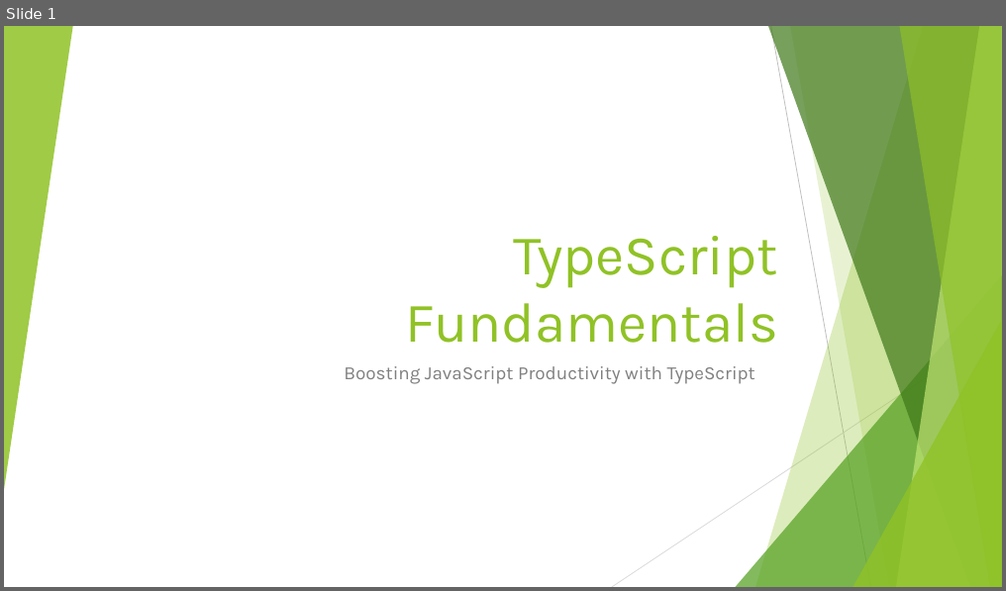
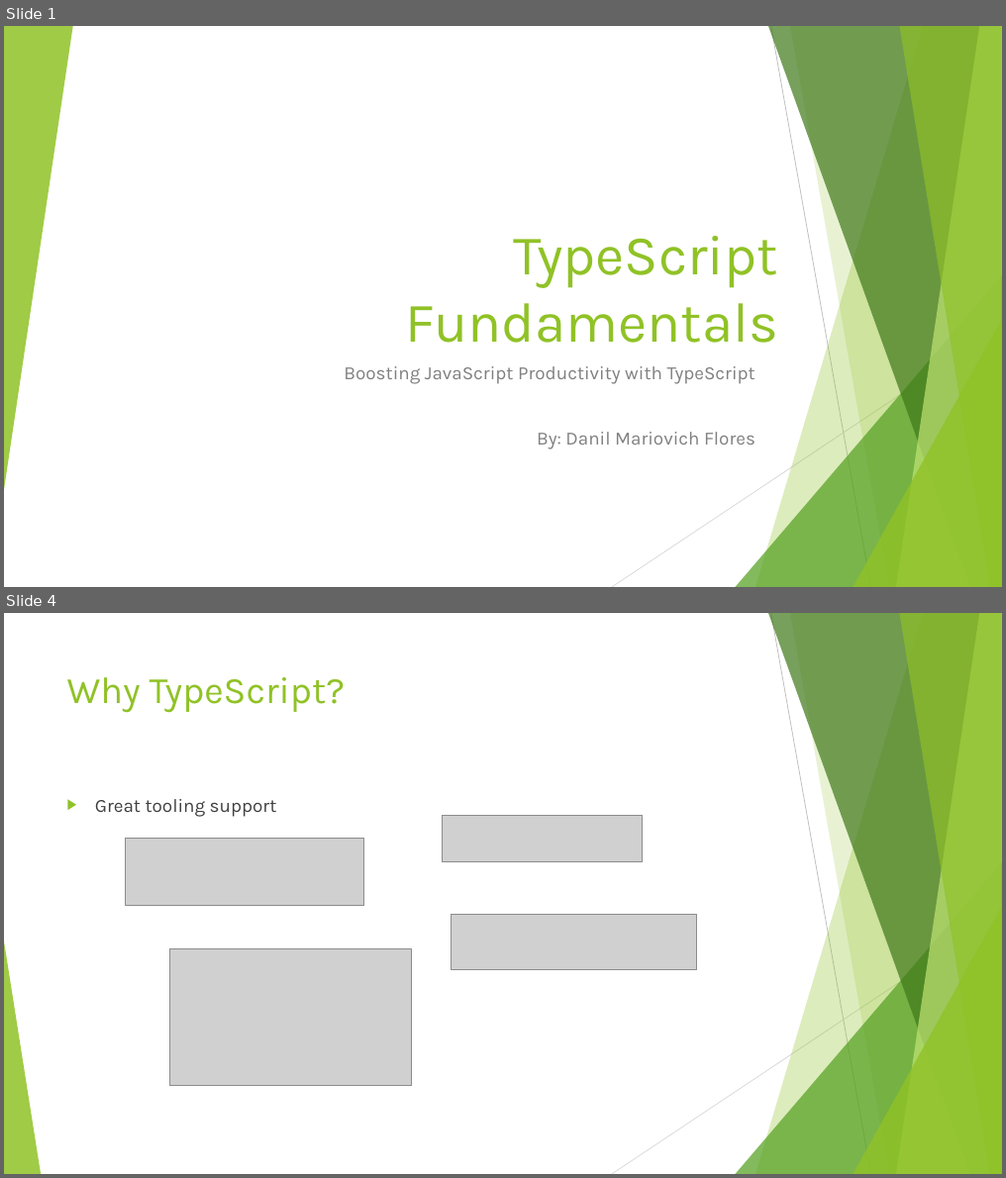
Before and after one commit to dflor003/typescript-fundamentals, a slide deck: Presentation/TypeScriptFundamentals.pptx. Shown one above the other, each under a label of ours: slide 1 before the commit, slides 1 and 4 after it; the slides between them are not shown. The pictures are 1006x591 and 1006x1178 pixels, drawn with LibreOffice and Linux fonts; fonts in the diff are those of the drawing; grey boxes stand for pictures. Boxes give left, top, right and bottom in pixels: in the first picture for what was removed or moved away, otherwise in the second. Text is boxed around its words. In the diff, an @@ line names an element or a change of style, - is before the commit and + after.

Commit message:
DanilF: Wrote up slides on TS intro, basic syntax, modules, interfaces, classes. Added examples for each topic.

```diff
--- a/Presentation/TypeScriptFundamentals.pptx
+++ b/Presentation/TypeScriptFundamentals.pptx
@@ slide 4 added at [4, 613, 1002, 1174], background #FFFFFF; not listed: 9 template elements that a slide beside it also shows @@
@@ title added at [67, 677, 345, 713], 36 pt, text #90C226 @@
+Why TypeScript?
@@ text added at [95, 799, 277, 817], 18 pt, text #404040 @@
+▶ Great tooling support
@@ picture added at [442, 815, 642, 862] @@
@@ picture added at [126, 839, 363, 905] @@
@@ picture added at [450, 915, 696, 970] @@
@@ triangle added at [4, 942, 41, 1174], fill #90C226 at 85% opacity @@
@@ picture added at [169, 949, 411, 1085] @@
@@ slide 1 changed as well @@
@@ subtitle at [537, 432, 755, 450]: paragraph added @@
+By: Danil Mariovich Flores
```
Also in this commit, not shown: 20 other slides added, 1 slide removed, 17 other files.
